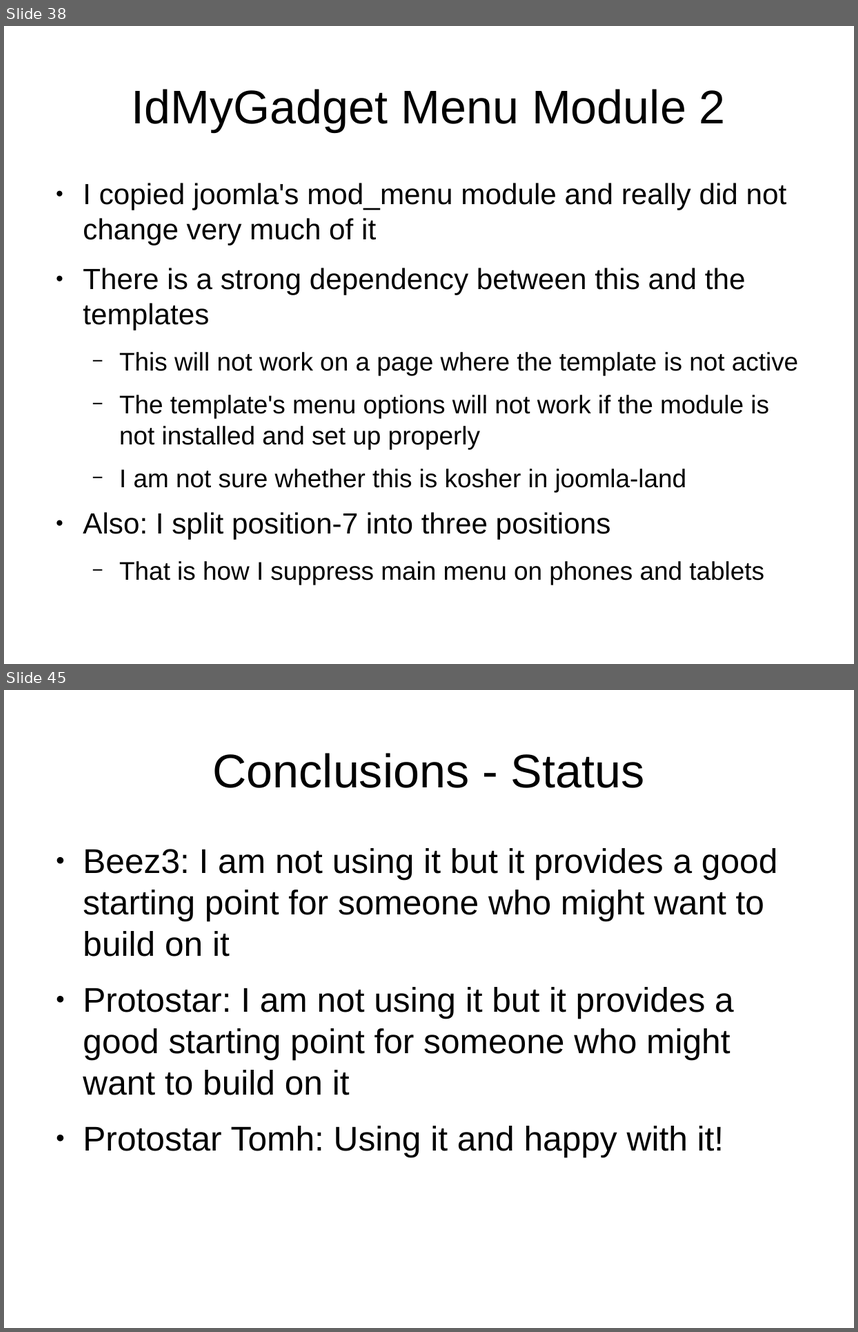
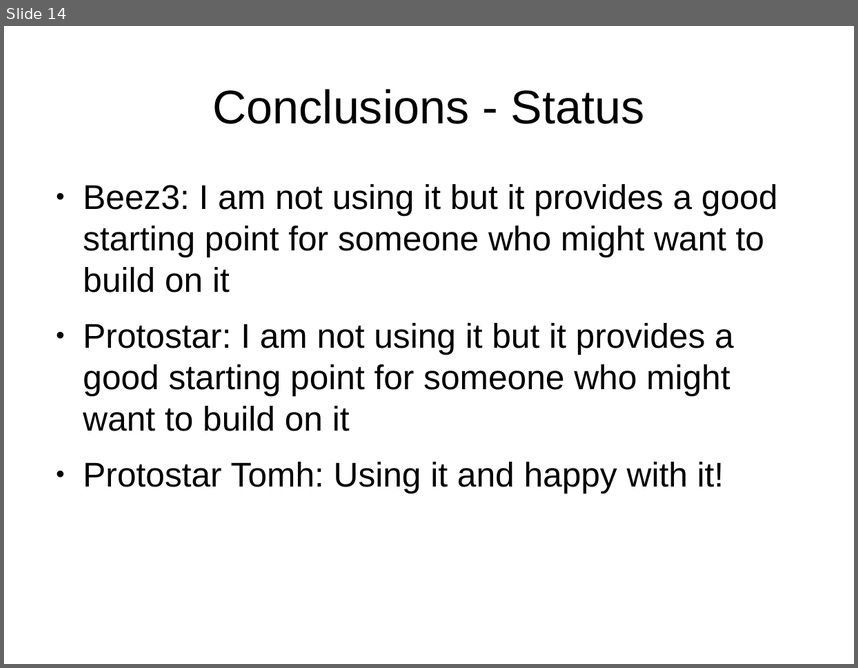
Before and after one commit to tomwhartung/jmws_accoutrements, a slide deck: presentations/2016_04-AWD_in_PHP_CMSes/AWD_in_PHP_CMSes-slides.odp. Shown one above the other, each under a label of ours: slides 38 and 45 before the commit, slide 14 after it; the slides between them are not shown. The pictures are 858x1332 and 858x668 pixels, drawn with LibreOffice and Linux fonts; fonts in the diff are those of the drawing. Boxes give left, top, right and bottom in pixels: in the first picture for what was removed or moved away, otherwise in the second. Text is boxed around its words. In the diff, an @@ line names an element or a change of style, - is before the commit and + after.

```diff
--- a/presentations/2016_04-AWD_in_PHP_CMSes/AWD_in_PHP_CMSes-slides.odp
+++ b/presentations/2016_04-AWD_in_PHP_CMSes/AWD_in_PHP_CMSes-slides.odp
@@ slide 38 removed at <box>4,26,854,664</box>, background #FFFFFF @@
@@ title removed at <box>132,89,726,132</box> @@
-IdMyGadget Menu Module 2
@@ text removed at <box>83,183,798,584</box> @@
-● I copied joomla's mod_menu module and really did not change very much of it
-● There is a strong dependency between this and the templates
-  − This will not work on a page where the template is not active
-  − The template's menu options will not work if the module is not installed and set up properly
-  − I am not sure whether this is kosher in joomla-land
-● Also: I split position-7 into three positions
-  − That is how I suppress main menu on phones and tablets
@@ what was slide 45 is now slide 14 @@
```
Also in this commit, not shown: 1 slide changed, 33 other slides removed.
